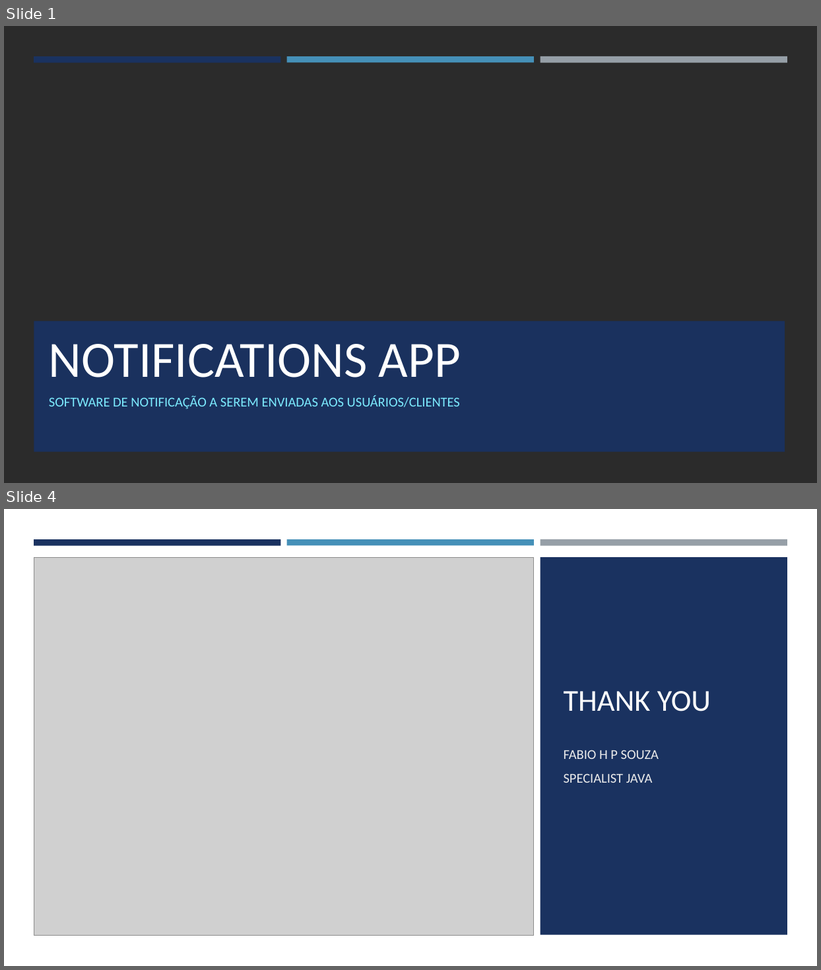
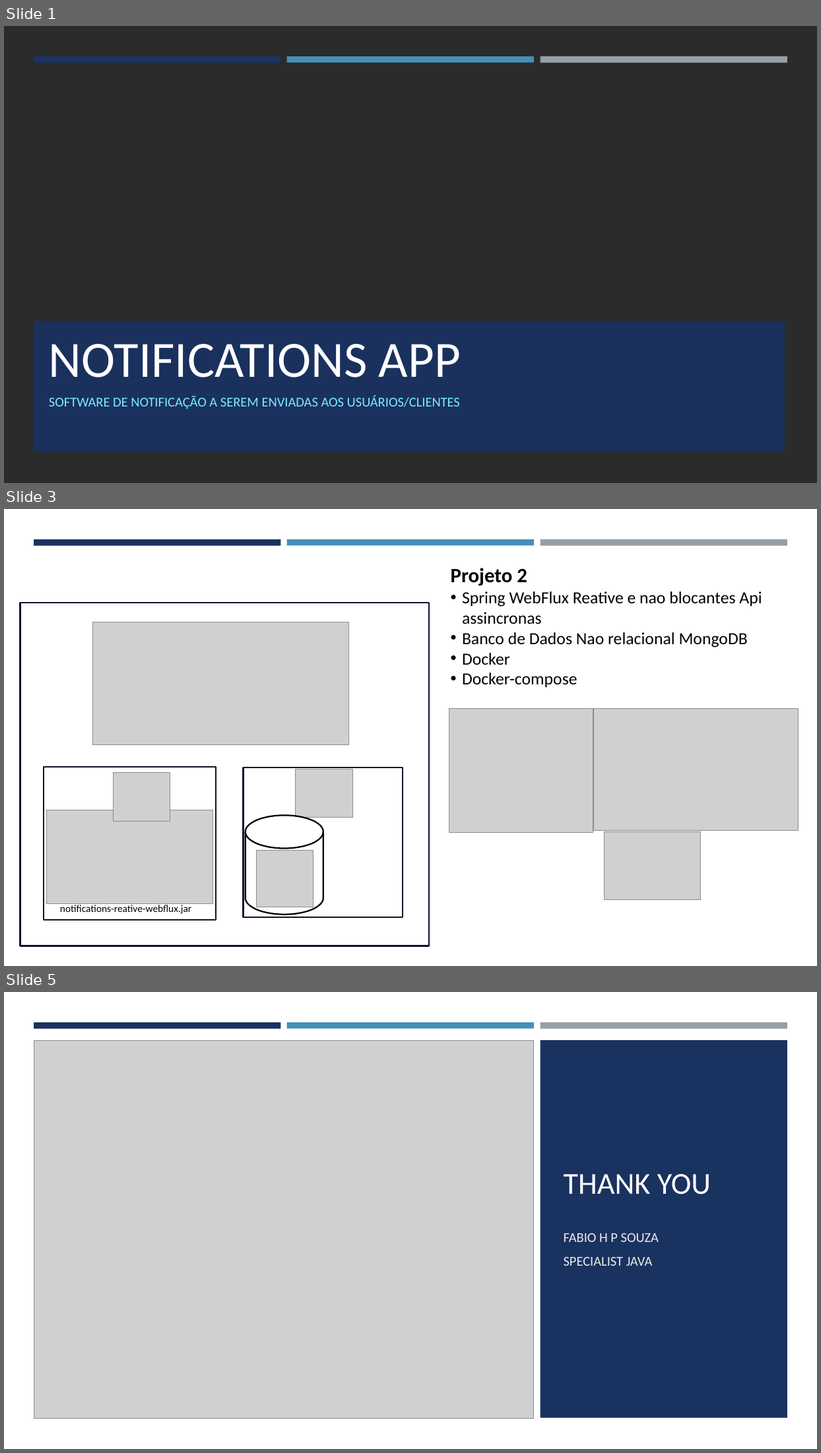
Before and after one commit to fahpsouza/notifications, a slide deck: docs/Notifications App.pptx. Shown one above the other, each under a label of ours: slides 1 and 4 before the commit, slides 1, 3 and 5 after it; the slides between them are not shown. The pictures are 821x970 and 821x1453 pixels, drawn with LibreOffice and Linux fonts; fonts in the diff are those of the drawing; grey boxes stand for pictures; background and template pictures are left out; a plain dark background stands for a picture behind light text. Boxes give left, top, right and bottom in pixels: in the first picture for what was removed or moved away, otherwise in the second. Text is boxed around its words. In the diff, an @@ line names an element or a change of style, - is before the commit and + after.

```diff
--- a/docs/Notifications App.pptx
+++ b/docs/Notifications App.pptx
@@ slide 3 added at [4,509,817,966], background #FFFFFF @@
@@ rectangle added at [34,539,281,545], fill #1A3260 @@
@@ rectangle added at [287,539,534,545], fill #4590B8 @@
@@ rectangle added at [540,539,787,546], fill #969FA7 @@
@@ text added at [451,568,762,687], 20 pt, text #000000 @@
+Projeto 2
+• Spring WebFlux Reative e nao blocantes Api assincronas
+• Banco de Dados Nao relacional MongoDB
+• Docker
+• Docker-compose
@@ rectangle added at [20,603,428,947], outline #0B162A 1.75 pt @@
@@ picture added at [92,623,349,745] @@
@@ picture added at [450,708,593,833] @@
@@ picture added at [594,708,798,831] @@
@@ group added at [44,767,216,920]: 2 pictures, 1 rectangle, 1 text @@
+notifications-reative-webflux.jar
@@ picture added at [605,832,700,900] @@
@@ group added at [243,768,403,918]: 2 pictures, 1 rectangle, 1 cylinder @@
@@ what was slide 4 is now slide 5 @@
```
Also in this commit, not shown: 1 slide changed, 1 other slide added, 1 slide removed, 12 other files.
